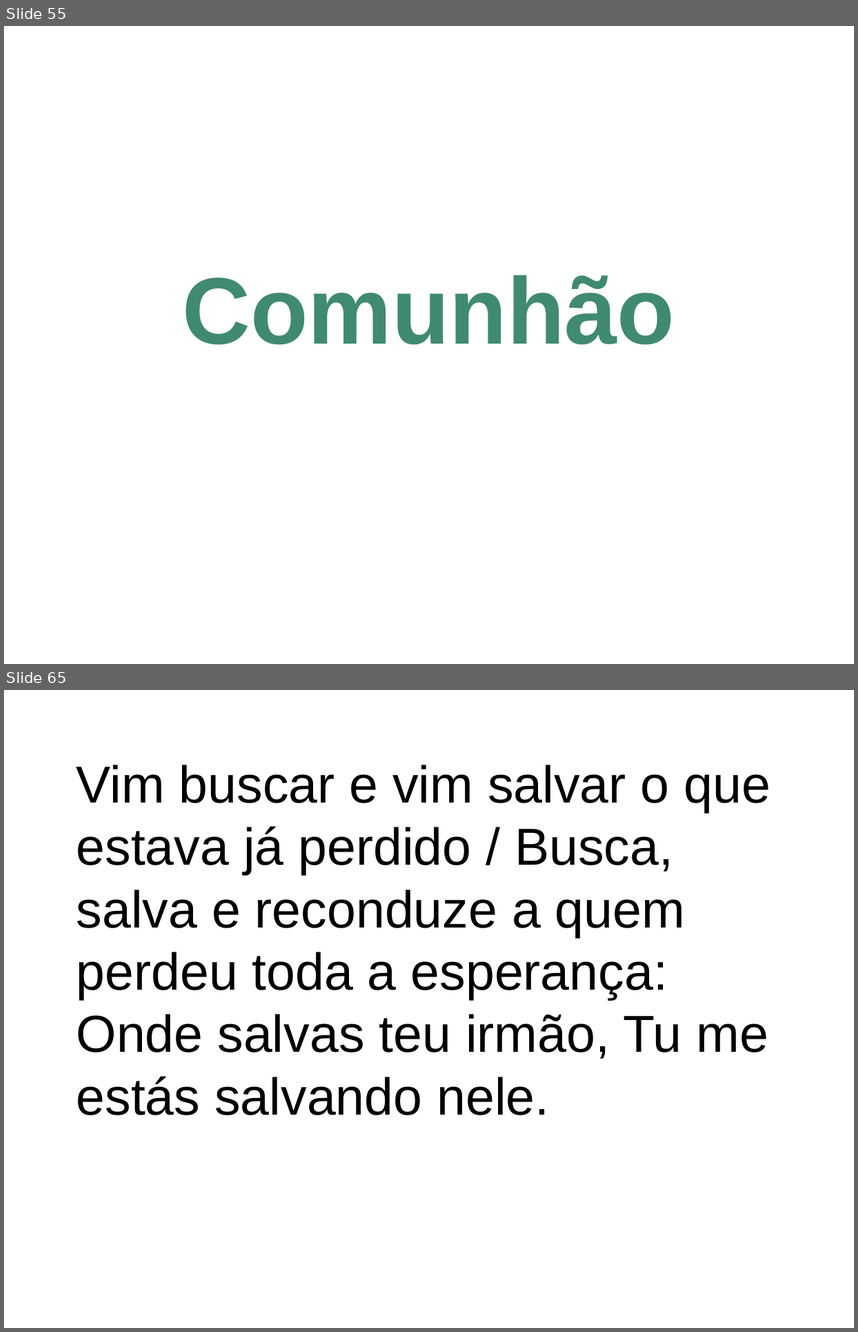
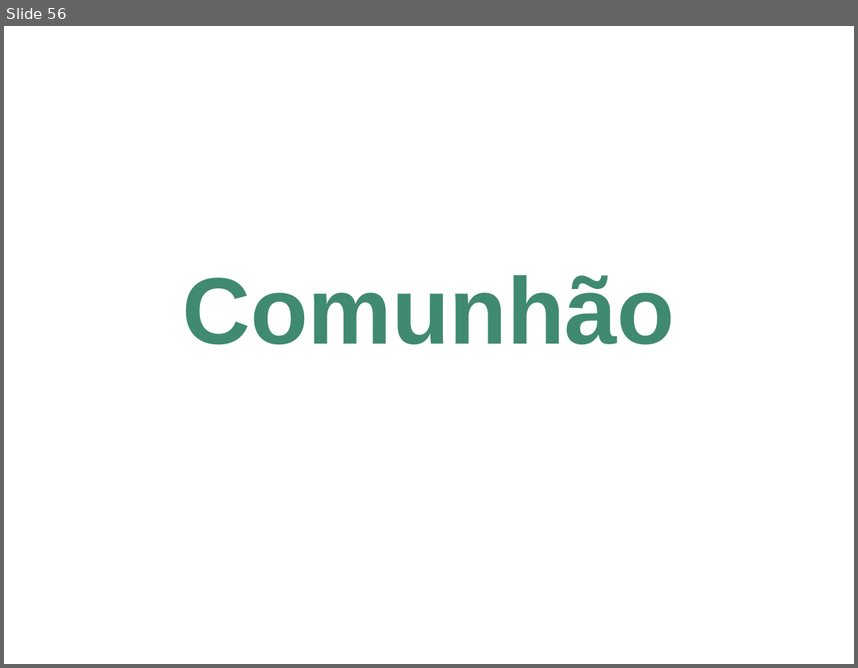
Before and after one commit to inmjava/MissaGenerator, a slide deck: cantos-ppt.ppt. Shown one above the other, each under a label of ours: slides 55 and 65 before the commit, slide 56 after it; the slides between them are not shown. The pictures are 858x1332 and 858x668 pixels, drawn with LibreOffice and Linux fonts; fonts in the diff are those of the drawing. Boxes give left, top, right and bottom in pixels: in the first picture for what was removed or moved away, otherwise in the second. Text is boxed around its words. In the diff, an @@ line names an element or a change of style, - is before the commit and + after.

```diff
--- a/cantos-ppt.ppt
+++ b/cantos-ppt.ppt
@@ slide 65 removed at [4, 690, 854, 1328], background #FFFFFF @@
@@ title removed at [76, 765, 771, 1115] @@
-Vim buscar e vim salvar o que estava já perdido / Busca, salva e reconduze a quem perdeu toda a esperança: Onde salvas teu irmão, Tu me estás salvando nele.
@@ what was slide 55 is now slide 56 @@
```
Also in this commit, not shown: 43 slides added, 45 other slides removed, 7 other files.
